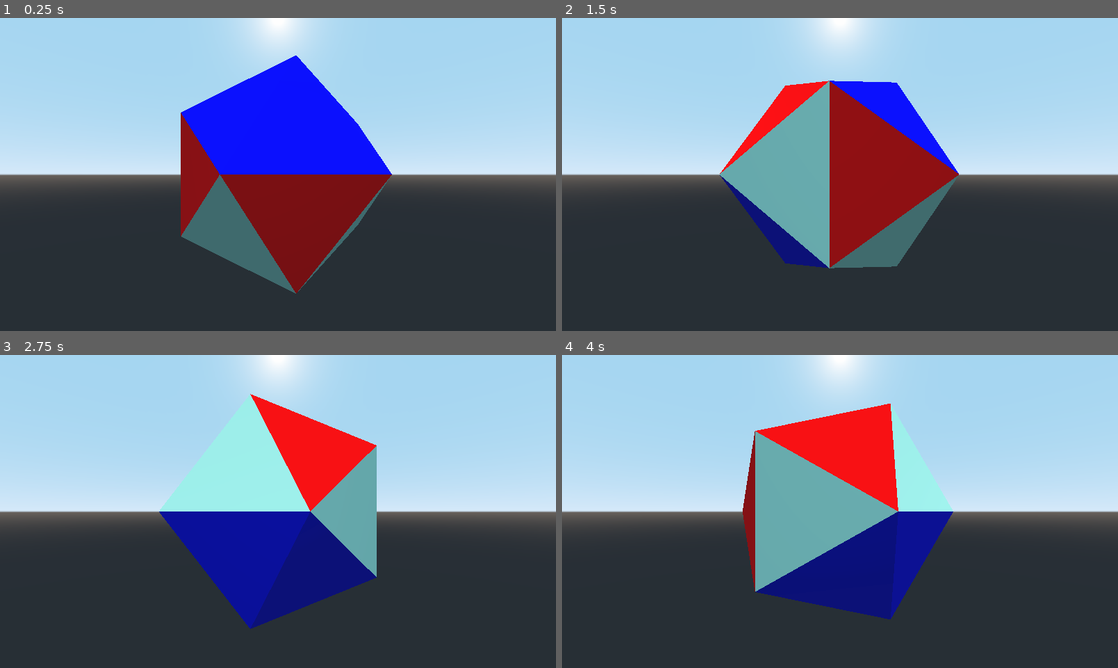
Above: before the commit, frames 1-4 (two rows, left to right).
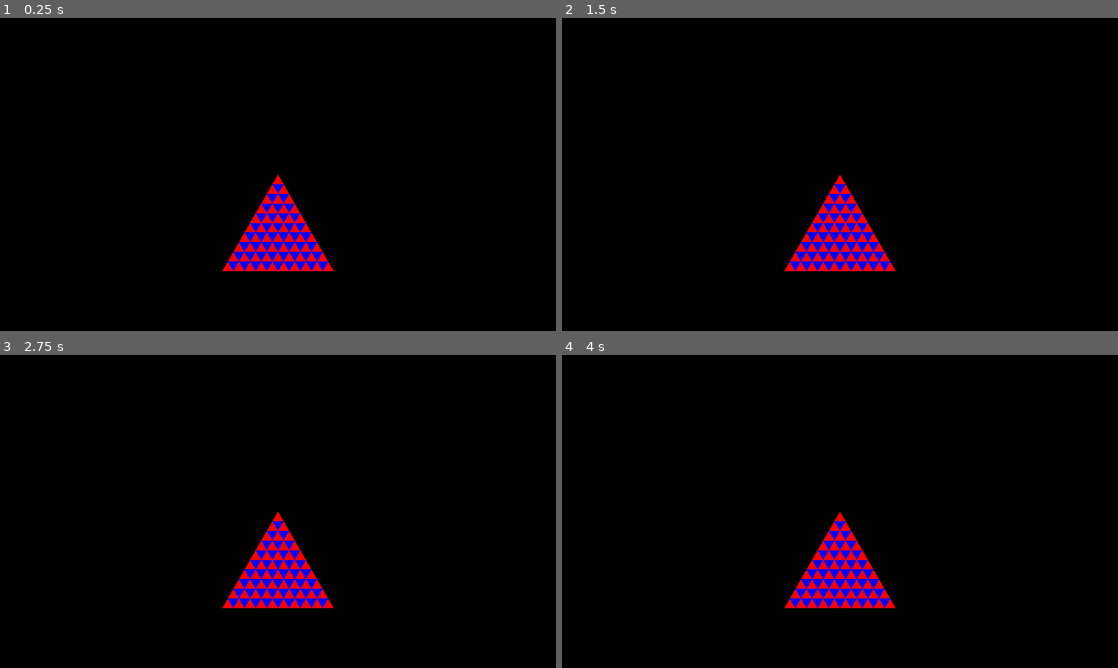
Above: after the commit, the same moments.

Repository: TomiMantyla/sphere
Game: Godot game, scene res://Cube-scene.tscn
Same seed, same stepped clock (60 frames per second), same inputs: the game is played once before the commit and once after it.
Inputs:
- Up to frame 1 (0.25 s): no input
- Up to frame 2 (1.5 s): no input
- Up to frame 3 (2.75 s): no input
- Up to frame 4 (4 s): no input

The runs differ from the first frame. In frame 1, 100% of the frame differs, in the area x 0-100%, y 0-100%; in frame 2, 100%; in frame 3, 100%; in frame 4, 100%.

Commit message:
Tesselaatiota siistitty

Diff:
--- a/Cube-scene.tscn
+++ b/Cube-scene.tscn
@@ -1,13 +1,14 @@
-[gd_scene load_steps=9 format=2]
+[gd_scene load_steps=10 format=2]
 
 [ext_resource path="res://Cube.gd" type="Script" id=1]
 [ext_resource path="res://MeshInstance.gd" type="Script" id=2]
 [ext_resource path="res://TriangleTesselation.gd" type="Script" id=3]
 [ext_resource path="res://Icosahedron.gd" type="Script" id=4]
 
-[sub_resource type="SpatialMaterial" id=1]
-vertex_color_use_as_albedo = true
-params_cull_mode = 2
+[sub_resource type="Environment" id=1]
+background_mode = 1
+ambient_light_color = Color( 1, 1, 1, 1 )
+ambient_light_energy = 0.51
 
 [sub_resource type="SpatialMaterial" id=2]
 vertex_color_use_as_albedo = true
@@ -15,36 +16,49 @@
 
 [sub_resource type="SpatialMaterial" id=3]
 vertex_color_use_as_albedo = true
+params_cull_mode = 2
 
 [sub_resource type="SpatialMaterial" id=4]
+vertex_color_use_as_albedo = true
+params_diffuse_mode = 1
+
+[sub_resource type="SpatialMaterial" id=5]
 vertex_color_use_as_albedo = true
 params_specular_mode = 1
 
 [node name="Spatial" type="Spatial"]
+
+[node name="WorldEnvironment" type="WorldEnvironment" parent="."]
+environment = SubResource( 1 )
 
 [node name="Camera" type="Camera" parent="."]
 transform = Transform( 1, 0, 0, 0, 1, 0, 0, 0, 1, 0, 0, 4 )
 
 [node name="Cube" type="MeshInstance" parent="."]
 visible = false
-material_override = SubResource( 1 )
+material_override = SubResource( 2 )
 script = ExtResource( 1 )
 
 [node name="Triangle" type="MeshInstance" parent="."]
 visible = false
-material_override = SubResource( 2 )
+material_override = SubResource( 3 )
 skeleton = NodePath("")
 script = ExtResource( 2 )
 
 [node name="TriangleTesselation" type="MeshInstance" parent="."]
-visible = false
-material_override = SubResource( 3 )
+material_override = SubResource( 4 )
 script = ExtResource( 3 )
-freq = 6
+freq = 10
 
 [node name="Icosahedron" type="MeshInstance" parent="."]
-material_override = SubResource( 4 )
+visible = false
+material_override = SubResource( 5 )
 script = ExtResource( 4 )
 
 [node name="DirectionalLight" type="DirectionalLight" parent="."]
 transform = Transform( 1, 0, 0, 0, -0.0457466, 0.998953, 0, -0.998953, -0.0457466, 0, 5.79813, 1.55308 )
+light_energy = 0.31
+
+[node name="DirectionalLight2" type="DirectionalLight" parent="."]
+transform = Transform( 1, 0, 0, 0, 0.0233155, -0.999728, 0, 0.999728, 0.0233155, 0, -5.79049, 1.55308 )
+light_energy = 0.31
--- a/TriangleTesselation.gd
+++ b/TriangleTesselation.gd
@@ -1,7 +1,7 @@
 extends MeshInstance
 
 # Member variables
-export var side_length = 1.0
+export var side_length = 2.0
 export(int) var freq = 1
 export(Vector3) var start_point = Vector3(0,0,0)
 
@@ -27,48 +27,43 @@
 
 func meshify():
 	st.begin(Mesh.PRIMITIVE_TRIANGLES)
+	#Ensimmäinen kolmio
+	st.add_color(Color.red)
+	st.add_vertex(vertices[0][0])
+	st.add_vertex(vertices[1][1])
+	st.add_vertex(vertices[1][0])
 	var f = freq+1
-	for i in range(f):
+	for i in range(1, freq):
 		for j in range(i+1):
 			#Ensin ylöspäin osoittavat kolmiot
-			if vertices[i+1][j]!=null: #Tämän pitäis rittää... ehkä voisi tehdä myös indekseillä?
-				st.add_color(Color.red)
-				st.add_vertex(vertices[i][j])
-				st.add_vertex(vertices[i+1][j+1])
-				st.add_vertex(vertices[i+1][j])
+			st.add_color(Color.red)
+			st.add_vertex(vertices[i][j])
+			st.add_vertex(vertices[i+1][j+1])
+			st.add_vertex(vertices[i+1][j])
 			#Sitten alaspäin osoittavat kolmiot
-			if i<freq && vertices[i][j+1]!=null: #Niin tämänkin...
-				st.add_color(Color.blue)
-				st.add_vertex(vertices[i][j])
-				st.add_vertex(vertices[i][j+1])
-				st.add_vertex(vertices[i+1][j+1])
+		for j in range(i):
+			st.add_color(Color.blue)
+			st.add_vertex(vertices[i][j])
+			st.add_vertex(vertices[i][j+1])
+			st.add_vertex(vertices[i+1][j+1])
+	st.generate_normals()
 	mesh = st.commit()
 
 
 func _ready():
 
-	#print(vertex_at(0,2))
-
-	#var top = Vector3(0.5*side_length, hcoff*side_length, 0.0)
-	#var adj = Vector3(side_length, 0.0, 0.0)
-
 	var down = Vector3(-0.5*side_length, -1.0*hcoff*side_length, 0.0)
 	var right = Vector3(side_length, 0.0, 0.0)
-
-	#var t_top = top/freq
-	#var t_adj = adj/freq
 
 	var t_down = down/freq
 	var t_right = right/freq
 
 	var f = freq+1
-	print(freq)
 
-	vertices.resize(f+1) #Eli freq+2, jotta saataisiin null loppuun
-	for i in range(f+1):
+	vertices.resize(f)
+	for i in range(f):
 		vertices[i] = []
-		vertices[i].resize(i+2) #Taas yksi ylimääräinen nullia varten
-	print(vertices)
+		vertices[i].resize(i+1)
 
 	for i in range(f):
 		#print(i)
@@ -79,8 +74,6 @@
 	for i in range(f+1):
 		for j in range(i+1):
 			pass
-			#print(str(i)+","+str(j)+"   "+str(up_neighbours(i,j))+"   "+str(down_neighbours(i,j)))
-		#print(vertices[i])
 	meshify()
 
 #func _process(delta):
